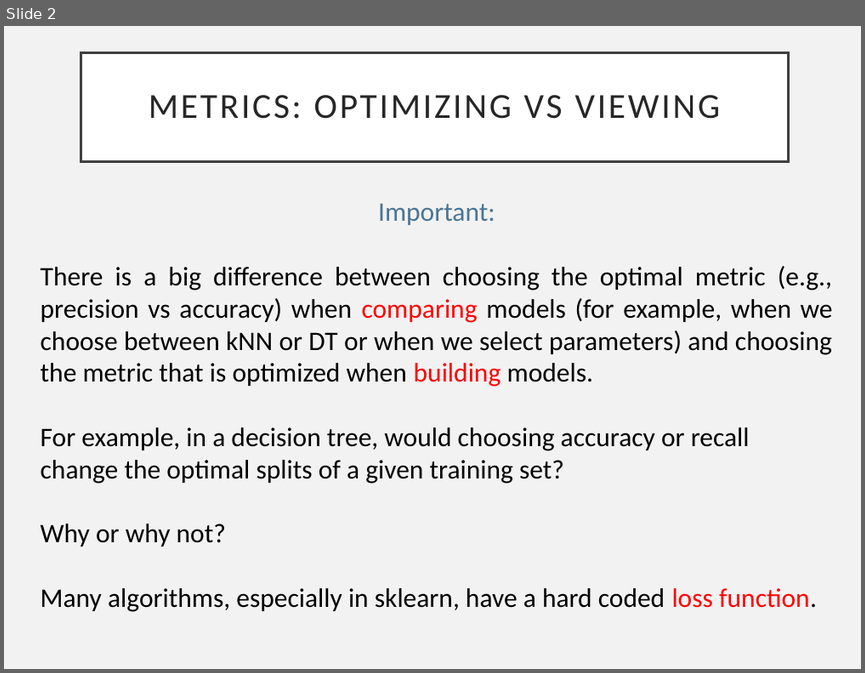
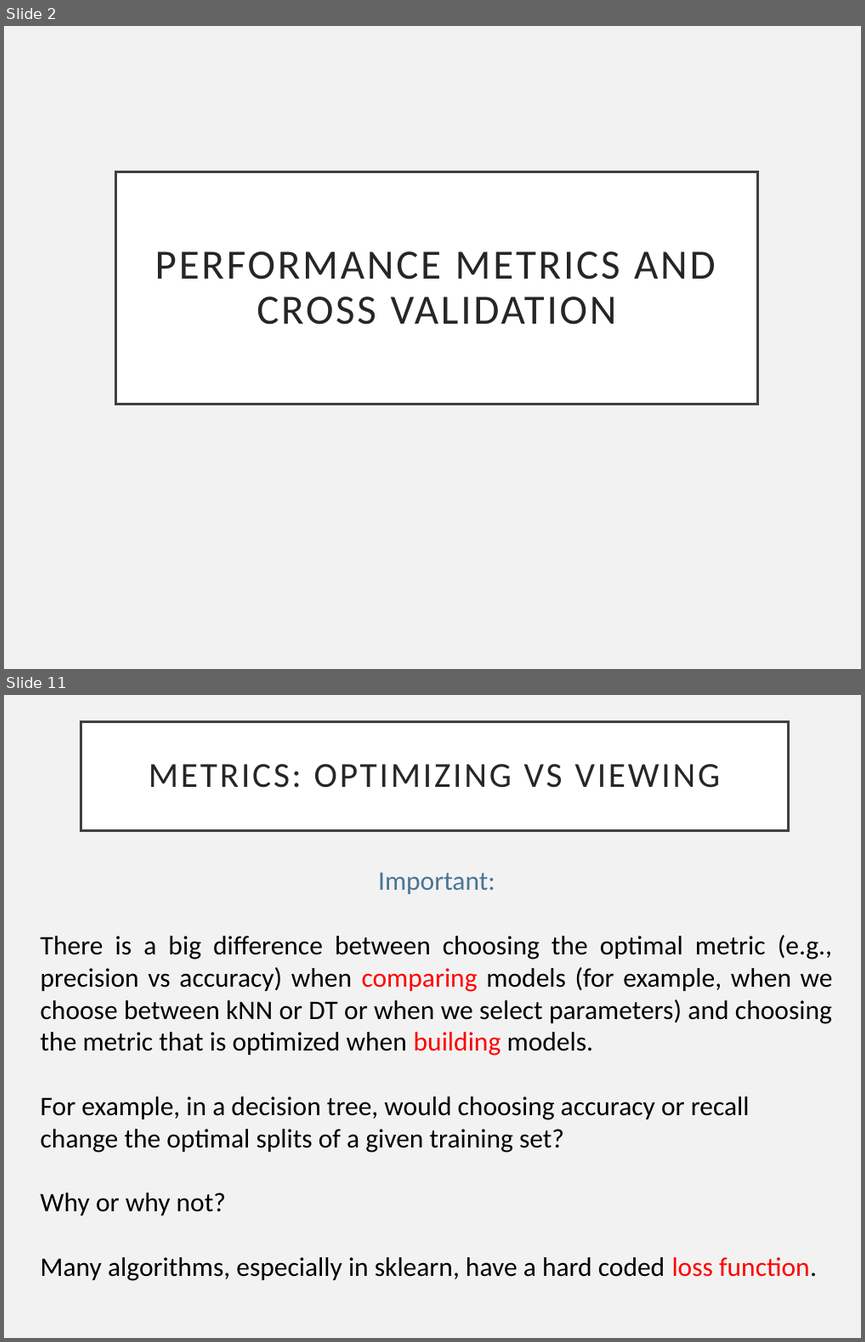
Before and after one commit to VaticanObsSummerSchool2023/lectures, a slide deck: VOSS_Diagnostics.pptx. Shown one above the other, each under a label of ours: slide 2 before the commit, slides 2 and 11 after it; the slides between them are not shown. The pictures are 865x673 and 865x1342 pixels, drawn with LibreOffice and Linux fonts; fonts in the diff are those of the drawing. Boxes give left, top, right and bottom in pixels: in the first picture for what was removed or moved away, otherwise in the second. Text is boxed around its words. In the diff, an @@ line names an element or a change of style, - is before the commit and + after.

```diff
--- a/VOSS_Diagnostics.pptx
+++ b/VOSS_Diagnostics.pptx
@@ slide 2 added at (4, 26, 861, 669), background #F2F2F2 @@
@@ title added at (116, 172, 758, 404), fill #FFFFFF, outline #404040 3 pt, 49.8 pt, text #262626 @@
+PERFORMANCE METRICS AND
+CROSS VALIDATION
@@ what was slide 2 is now slide 11 @@
```
Also in this commit, not shown: 18 other slides added, 1 other file.
